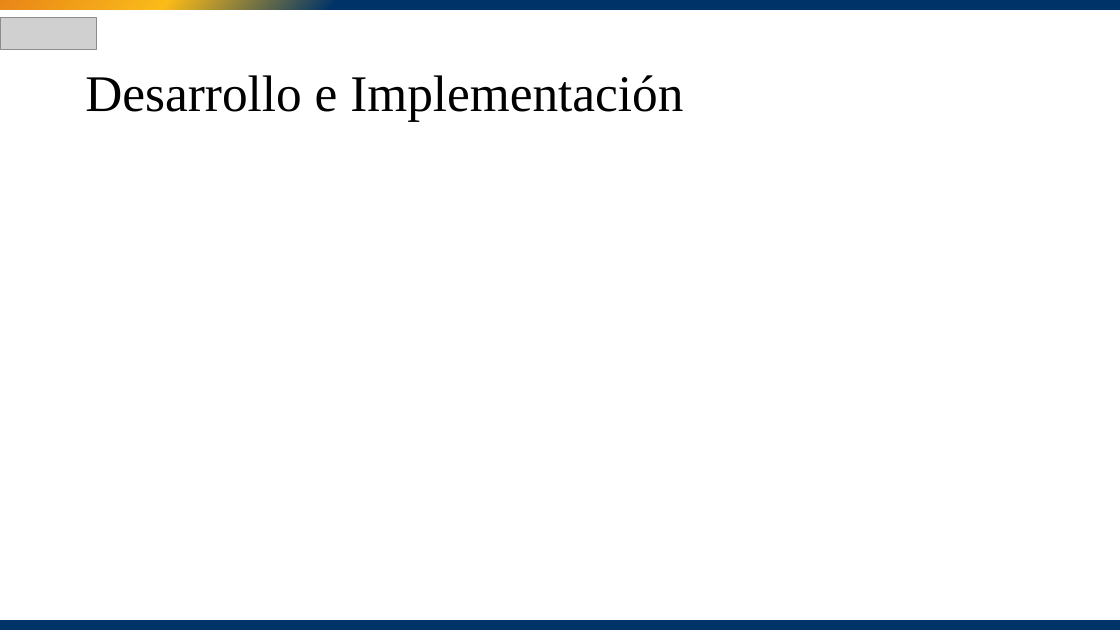
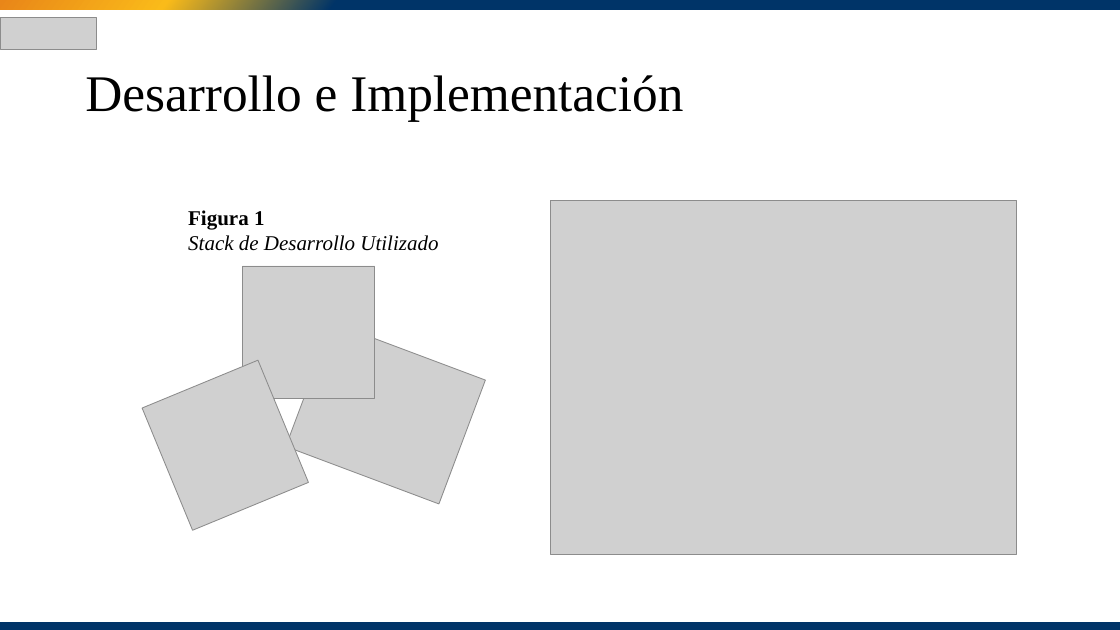
Before and after one commit to JordanNoah7/Conquistadores, a slide deck: slide 5 of Presentación.pptx. Drawn at 1120x630 pixels with LibreOffice and Linux fonts; fonts in the diff are those of the drawing; grey boxes stand for pictures. Boxes give left, top, right and bottom in pixels: in the first picture for what was removed or moved away, otherwise in the second. Text is boxed around its words. In the diff, an @@ line names an element or a change of style, - is before the commit and + after.

```diff
--- a/Presentación.pptx
+++ b/Presentación.pptx
@@ picture added at (x1=550, y1=201, x2=1017, y2=555) @@
@@ text added at (x1=188, y1=210, x2=438, y2=251), 18 pt, text #000000, italic @@
+Figura 1
+Stack de Desarrollo Utilizado
@@ picture added at (x1=243, y1=266, x2=375, y2=398) @@
@@ picture added at (x1=286, y1=322, x2=486, y2=504) @@
@@ picture added at (x1=143, y1=360, x2=309, y2=530) @@
```
Also in this commit, not shown: 1 other slide changed.
